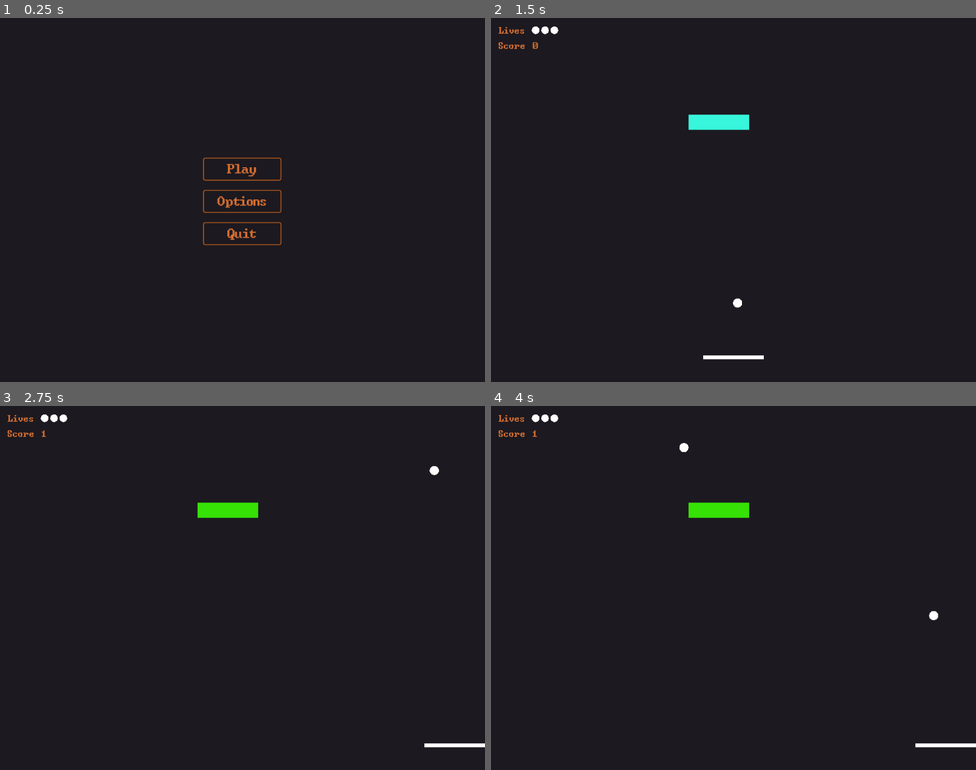
Above: before the commit, frames 1-4 (two rows, left to right).
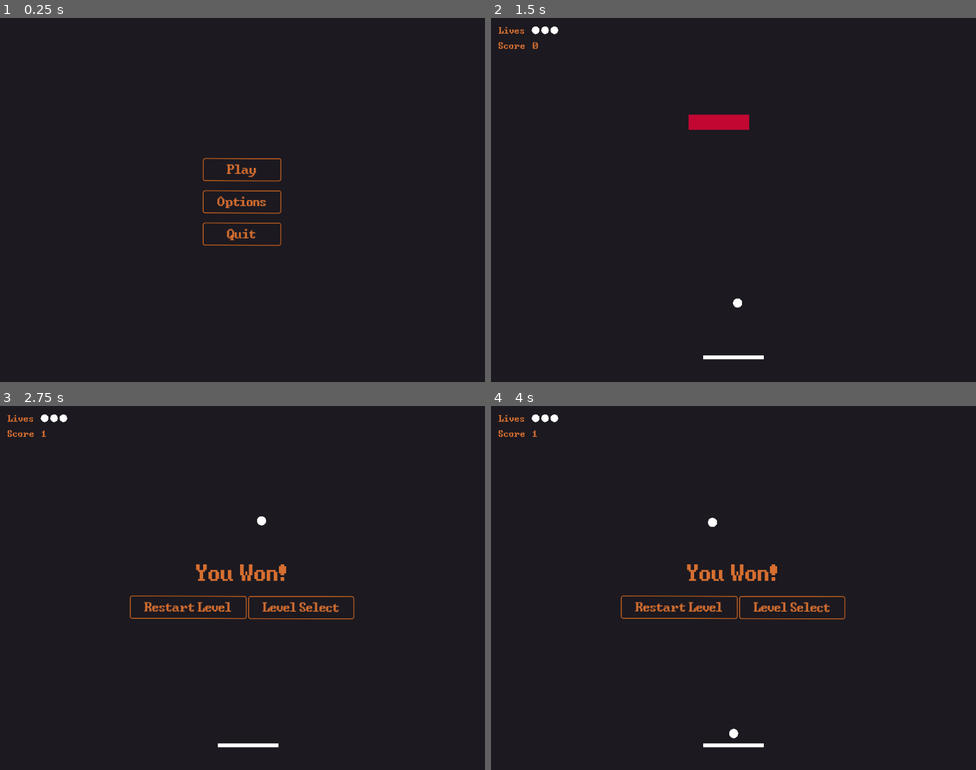
Above: after the commit, the same moments.

Repository: nbetts/MyBreakout
Game: Godot game, scene res://Game.tscn
Two runs of this game, one before a commit and one after it. Both use one fixed random seed, a clock stepped at 60 frames per second and the inputs below.
Inputs (mouse positions are in pixels of both pictures, inside the frame that each line leads up to):
- Up to frame 1 (0.25 s): no input
- Up to frame 2 (1.5 s): click "Play" at 0.5 s; click "01" at 1.25 s
- Up to frame 3 (2.75 s): hold Right (ui_right) from 2.03 s (still down)
- Up to frame 4 (4 s): release Right (ui_right) at 2.75 s; click (680, 606) at 2.75 s, where only the run after the commit has a clickable "Restart Level"; hold Down (ui_down) from 3.53 s (still down)

The runs differ from the first frame. In frame 1, 0.8% of the frame differs, in the area x 41-59%, y 38-63%; in frame 2, 0.5%; in frame 3, 2.2%; in frame 4, 2.3%, in the area x 26-100%, y 10-94%.

Commit message:
improve game logic for winning/losing games

Diff:
--- a/Game.gd
+++ b/Game.gd
@@ -1,7 +1,7 @@
 extends Node
 
 onready var field_scene = preload("res://entities/field/Field.tscn")
-onready var ui = $UI
+onready var ui = $CanvasLayer/UI
 
 var field = null
 
@@ -12,7 +12,7 @@
 func _input(event):
 	if event.is_action_pressed("ui_cancel"):
 		get_tree().paused = true
-		ui.set_deferred("visible", true)
+		#ui.set_deferred("visible", true)
 		ui.openPauseMenu()
 
 
@@ -21,11 +21,15 @@
 
 
 func _on_UI_level_selected(level):
-	ui.set_deferred("visible", false)
+	#ui.set_deferred("visible", false)
 	ui.levelSelectMenu.set_deferred("visible", false)
 
 	# add field scene
+	if field != null:
+		field.queue_free()
+
 	field = field_scene.instance()
+	field.connect("game_won", self, "game_won");
 	field.connect("game_over", self, "game_over");
 	add_child(field)
 	field.begin_game(level)
@@ -36,6 +40,11 @@
 	field.queue_free()
 
 
+func game_won():
+	ui.openGameOverMenu('You Won!')
+	get_tree().paused = true
+
+
 func game_over():
+	ui.openGameOverMenu('Game Over!')
 	get_tree().paused = true
-	ui.gameOverMenu.set_deferred("visible", true)
--- a/Game.tscn
+++ b/Game.tscn
@@ -6,10 +6,14 @@
 [node name="Game" type="Node"]
 script = ExtResource( 2 )
 
-[node name="UI" parent="." instance=ExtResource( 4 )]
+[node name="CanvasLayer" type="CanvasLayer" parent="."]
+layer = 10
+
+[node name="UI" parent="CanvasLayer" instance=ExtResource( 4 )]
 pause_mode = 2
 margin_top = 0.474274
 margin_bottom = 0.474243
-[connection signal="level_selected" from="UI" to="." method="_on_UI_level_selected"]
-[connection signal="level_unselected" from="UI" to="." method="_on_UI_level_unselected"]
-[connection signal="unpaused" from="UI" to="." method="_on_UI_unpaused"]
+rect_rotation = 0.13786
+[connection signal="level_selected" from="CanvasLayer/UI" to="." method="_on_UI_level_selected"]
+[connection signal="level_unselected" from="CanvasLayer/UI" to="." method="_on_UI_level_unselected"]
+[connection signal="unpaused" from="CanvasLayer/UI" to="." method="_on_UI_unpaused"]
--- a/entities/brick/Brick.gd
+++ b/entities/brick/Brick.gd
@@ -27,8 +27,9 @@
 func take_hit(damage):
 	var damageTaken = min(damage, health)
 	health -= damageTaken
+	emit_signal("damageTaken", damageTaken)
+
 	if health > 0:
 		update_color()
-		emit_signal("damageTaken", damageTaken)
 	else:
 		queue_free()
--- a/entities/field/Field.gd
+++ b/entities/field/Field.gd
@@ -1,20 +1,19 @@
 class_name Field
 extends Node2D
 
+signal game_won
 signal game_over
 
 const ball_scene = preload("res://entities/ball/Ball.tscn")
-var ball = null
 var current_level = null
 
 var player_lives = 0
 var player_score = 0
 var ballsInPlay = 0
-var max_level_score = 0
 
 onready var paddle = $Paddle
-onready var livesIndicator = $HUD/LivesIndicator
-onready var scoreLabel = $HUD/ScoreLabel
+onready var livesIndicator = $CanvasLayer/HUD/LivesIndicator
+onready var scoreLabel = $CanvasLayer/HUD/ScoreLabel
 
 func _ready():
 	randomize()
@@ -28,15 +27,18 @@
 
 
 func _on_Floor_body_entered(body):
-	update_lives(player_lives - 1)
 	ballsInPlay -= 1
 
-	if ballsInPlay <= 0:
-		place_ball()
+	if (ballsInPlay <= 0):
+		update_lives(player_lives - 1)
+		if (player_lives <= 0):
+			emit_signal("game_over")
+		else:
+			place_ball()
 
 
 func place_ball():
-	ball = ball_scene.instance()
+	var ball = ball_scene.instance()
 	call_deferred("add_child", ball)
 	var ballPosition = Vector2(paddle.position.x, paddle.position.y - 15)
 	ball.put_in_play(ballPosition)
@@ -44,6 +46,7 @@
 
 
 func begin_game(level):
+	# Load level
 	var current_level_scene = load("res://levels/Level%d.tscn" % level)
 
 	if current_level != null:
@@ -53,7 +56,11 @@
 	current_level.connect("damageTaken", self, "add_to_score")
 	add_child(current_level)
 
+	# Reset paddle position
 	paddle.position.x = get_viewport_rect().size.x / 2
+
+	# Reset level variables
+	ballsInPlay = 0
 	place_ball()
 	update_lives(3)
 	update_score(0)
@@ -63,12 +70,12 @@
 	player_lives = lives
 	livesIndicator.rect_size.x = lives * 40
 
-	if (lives <= 0):
-		emit_signal("game_over")
-
 
 func add_to_score(points):
 	update_score(player_score + points)
+
+	if player_score >= current_level.max_level_score:
+		emit_signal("game_won")
 
 
 func update_score(score):
--- a/entities/field/Field.tscn
+++ b/entities/field/Field.tscn
@@ -10,10 +10,10 @@
 extents = Vector2( 512, 7.99994 )
 
 [sub_resource type="RectangleShape2D" id=2]
-extents = Vector2( 8, 384 )
+extents = Vector2( 8, 400 )
 
 [sub_resource type="RectangleShape2D" id=3]
-extents = Vector2( 8, 384 )
+extents = Vector2( 8, 400 )
 
 [sub_resource type="RectangleShape2D" id=4]
 extents = Vector2( 512, 8 )
@@ -33,7 +33,7 @@
 collision_mask = 6
 
 [node name="CollisionShape2D" type="CollisionShape2D" parent="Floor"]
-position = Vector2( 512, 776 )
+position = Vector2( 512, 792 )
 shape = SubResource( 1 )
 
 [node name="LeftWall" type="StaticBody2D" parent="."]
@@ -57,7 +57,10 @@
 [node name="Paddle" parent="." instance=ExtResource( 1 )]
 position = Vector2( 512, 716 )
 
-[node name="HUD" type="Control" parent="."]
+[node name="CanvasLayer" type="CanvasLayer" parent="."]
+layer = 10
+
+[node name="HUD" type="Control" parent="CanvasLayer"]
 margin_right = 40.0
 margin_bottom = 40.0
 theme = ExtResource( 5 )
@@ -65,7 +68,7 @@
 "_edit_use_anchors_": false
 }
 
-[node name="LivesLabel" type="Label" parent="HUD"]
+[node name="LivesLabel" type="Label" parent="CanvasLayer/HUD"]
 margin_left = 16.0
 margin_top = 16.0
 margin_right = 72.0
@@ -76,7 +79,7 @@
 "_edit_use_anchors_": false
 }
 
-[node name="LivesIndicator" type="TextureRect" parent="HUD"]
+[node name="LivesIndicator" type="TextureRect" parent="CanvasLayer/HUD"]
 margin_left = 86.0
 margin_top = 18.0
 margin_right = 126.0
@@ -88,7 +91,7 @@
 "_edit_use_anchors_": false
 }
 
-[node name="ScoreLabel" type="Label" parent="HUD"]
+[node name="ScoreLabel" type="Label" parent="CanvasLayer/HUD"]
 margin_left = 16.0
 margin_top = 48.0
 margin_right = 67.0
--- a/levels/Level.gd
+++ b/levels/Level.gd
@@ -3,10 +3,12 @@
 
 signal damageTaken(damage)
 
+export var max_level_score = 0
+
 func _ready():
-	var children = get_children()
-	for child in children:
+	for child in get_children():
 		child.connect("damageTaken", self, "emit_damage")
+		max_level_score += child.health
 
 
 func emit_damage(damage):
--- a/levels/Level1.tscn
+++ b/levels/Level1.tscn
@@ -8,3 +8,4 @@
 
 [node name="Brick" parent="." instance=ExtResource( 1 )]
 position = Vector2( 480.72, 219.983 )
+health = 1
--- a/ui/UI.gd
+++ b/ui/UI.gd
@@ -9,6 +9,7 @@
 onready var optionsMenu = $OptionsMenu
 onready var pauseMenu = $PauseMenu
 onready var gameOverMenu = $GameOverMenu
+onready var gameOverMenuLabel = $GameOverMenu/GameOverLabel
 
 var current_level = 1
 
@@ -62,12 +63,29 @@
 
 
 # Game over screen
-func _on_RestartLevel_pressed():
+func _on_GameOverRestartLevel_pressed():
 	gameOverMenu.set_deferred("visible", false)
 	emit_signal("level_selected", current_level)
 
 
 func _on_GameOverLevelSelect_pressed():
 	gameOverMenu.set_deferred("visible", false)
-	levelSelectMenu.set_deferred("visible", false)
+	levelSelectMenu.set_deferred("visible", true)
 	emit_signal("level_unselected")
+
+
+# Game over screen
+func openGameOverMenu(label):
+	gameOverMenuLabel.text = label
+	gameOverMenu.set_deferred("visible", true)
+
+
+func _on_GameWonRestartLevel_pressed():
+	gameOverMenu.set_deferred("visible", false)
+	emit_signal("level_selected", current_level)
+
+
+func _on_GameWonLevelSelect_pressed():
+	gameOverMenu.set_deferred("visible", false)
+	levelSelectMenu.set_deferred("visible", true)
+	emit_signal("level_unselected")
--- a/ui/UI.tscn
+++ b/ui/UI.tscn
@@ -6,9 +6,9 @@
 [ext_resource path="res://ui/MyButton.tscn" type="PackedScene" id=4]
 
 [node name="UI" type="CenterContainer"]
-anchor_left = -0.000463128
+anchor_left = 0.000463173
 anchor_top = 0.00308768
-anchor_right = 0.999537
+anchor_right = 1.00046
 anchor_bottom = 1.00309
 theme = ExtResource( 1 )
 script = ExtResource( 2 )
@@ -96,36 +96,32 @@
 [node name="QuitLevel" parent="PauseMenu" instance=ExtResource( 4 )]
 text = "Quit Level"
 
-[node name="GameOverMenu" type="CenterContainer" parent="."]
+[node name="GameOverMenu" type="VBoxContainer" parent="."]
 visible = false
 margin_left = 275.0
 margin_top = 323.0
 margin_right = 748.0
 margin_bottom = 445.0
 
-[node name="VBoxContainer" type="VBoxContainer" parent="GameOverMenu"]
-margin_right = 473.0
-margin_bottom = 122.0
-
-[node name="GameOverLabel" type="Label" parent="GameOverMenu/VBoxContainer"]
+[node name="GameOverLabel" type="Label" parent="GameOverMenu"]
 margin_right = 473.0
 margin_bottom = 54.0
 text = "Game Over!"
 align = 1
 
-[node name="HBoxContainer" type="HBoxContainer" parent="GameOverMenu/VBoxContainer"]
+[node name="HBoxContainer" type="HBoxContainer" parent="GameOverMenu"]
 margin_top = 74.0
 margin_right = 473.0
 margin_bottom = 122.0
 
-[node name="RestartLevel" parent="GameOverMenu/VBoxContainer/HBoxContainer" instance=ExtResource( 4 )]
+[node name="GameOverRestartLevel" parent="GameOverMenu/HBoxContainer" instance=ExtResource( 4 )]
 anchor_right = 0.0
 anchor_bottom = 0.0
 margin_right = 246.0
 margin_bottom = 48.0
 text = "Restart Level"
 
-[node name="GameOverLevelSelect" parent="GameOverMenu/VBoxContainer/HBoxContainer" instance=ExtResource( 4 )]
+[node name="GameOverLevelSelect" parent="GameOverMenu/HBoxContainer" instance=ExtResource( 4 )]
 anchor_right = 0.0
 anchor_bottom = 0.0
 margin_left = 250.0
@@ -140,5 +136,6 @@
 [connection signal="pressed" from="OptionsMenu/OptionsBack" to="." method="_on_OptionsBack_pressed"]
 [connection signal="pressed" from="PauseMenu/Continue" to="." method="_on_Continue_pressed"]
 [connection signal="pressed" from="PauseMenu/QuitLevel" to="." method="_on_QuitLevel_pressed"]
-[connection signal="pressed" from="GameOverMenu/VBoxContainer/HBoxContainer/RestartLevel" to="." method="_on_RestartLevel_pressed"]
-[connection signal="pressed" from="GameOverMenu/VBoxContainer/HBoxContainer/GameOverLevelSelect" to="." method="_on_GameOverLevelSelect_pressed"]
+[connection signal="pressed" from="GameOverMenu/HBoxContainer/GameOverRestartLevel" to="." method="_on_RestartLevel_pressed"]
+[connection signal="pressed" from="GameOverMenu/HBoxContainer/GameOverRestartLevel" to="." method="_on_GameOverRestartLevel_pressed"]
+[connection signal="pressed" from="GameOverMenu/HBoxContainer/GameOverLevelSelect" to="." method="_on_GameOverLevelSelect_pressed"]
